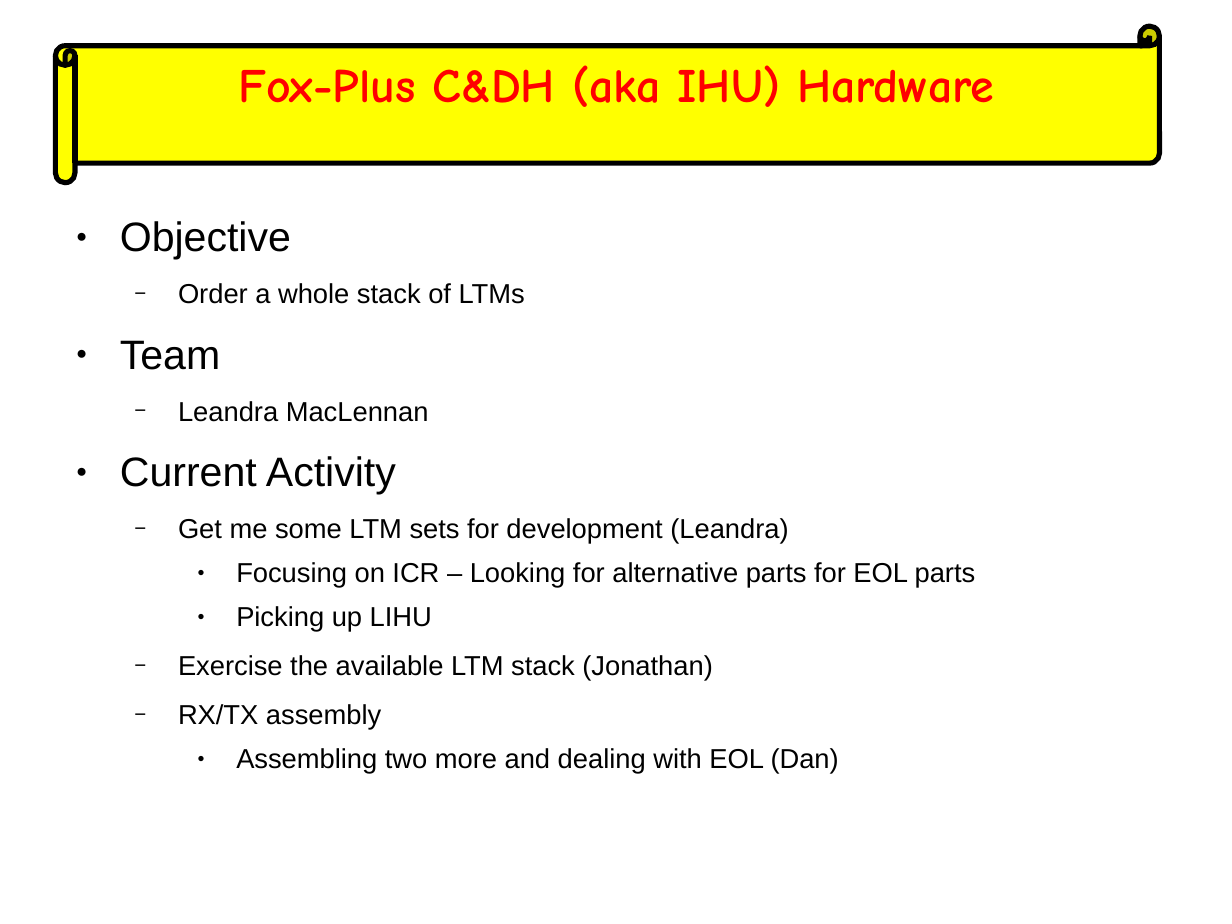
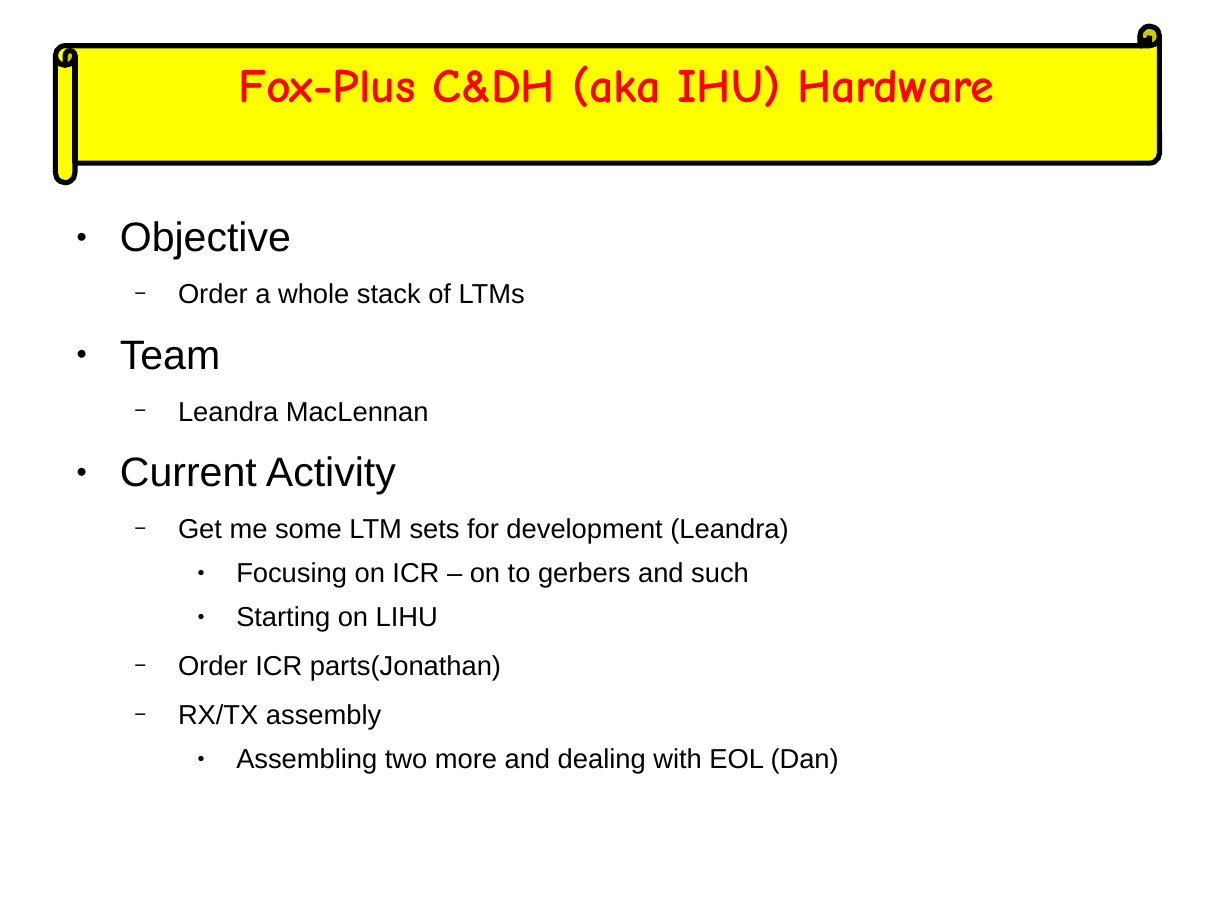
Before and after one commit to AMSAT-NA/fox-plus, a slide deck: slide 9 of weekly_engineering_meetings/2023-03-22/ASCENT-FOX+ Slide.odp (slide 8 before the commit). Drawn at 1232x924 pixels with LibreOffice and Linux fonts; fonts in the diff are those of the drawing. Boxes give left, top, right and bottom in pixels: in the first picture for what was removed or moved away, otherwise in the second. Text is boxed around its words. In the diff, an @@ line names an element or a change of style, - is before the commit and + after.

```diff
--- a/weekly_engineering_meetings/2023-03-22/ASCENT-FOX+ Slide.odp
+++ b/weekly_engineering_meetings/2023-03-22/ASCENT-FOX+ Slide.odp
@@ text at [178, 562, 749, 681]: text changed @@
-    ● Focusing on ICR – Looking for alternative parts for EOL parts
-    ● Picking up LIHU
-  − Exercise the available LTM stack (Jonathan)
+    ● Focusing on ICR – on to gerbers and such
+    ● Starting on LIHU
+  − Order ICR parts(Jonathan)
```
Also in this commit, not shown: 4 other slides changed, 2 slides added, 2 slides removed, 3 other files.
